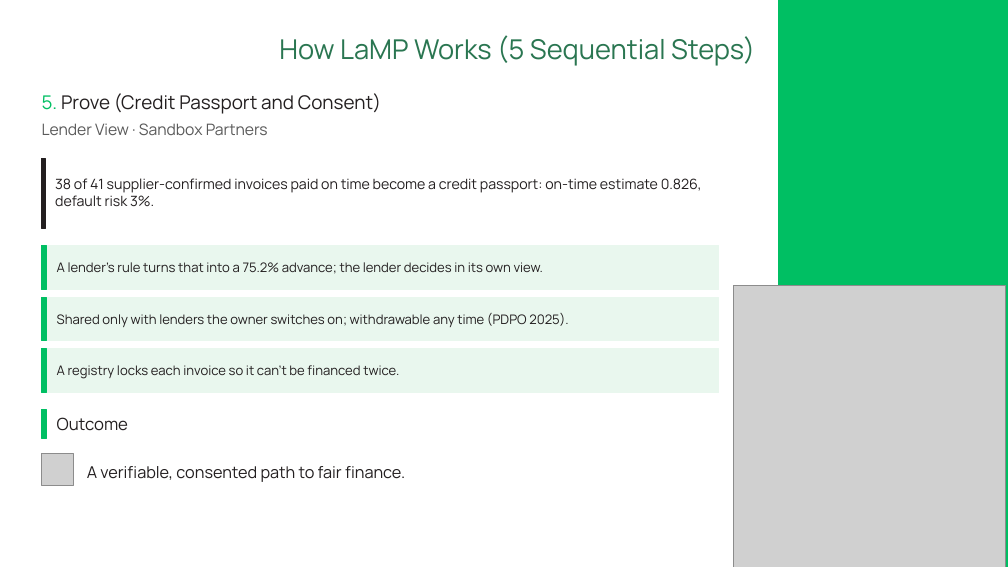
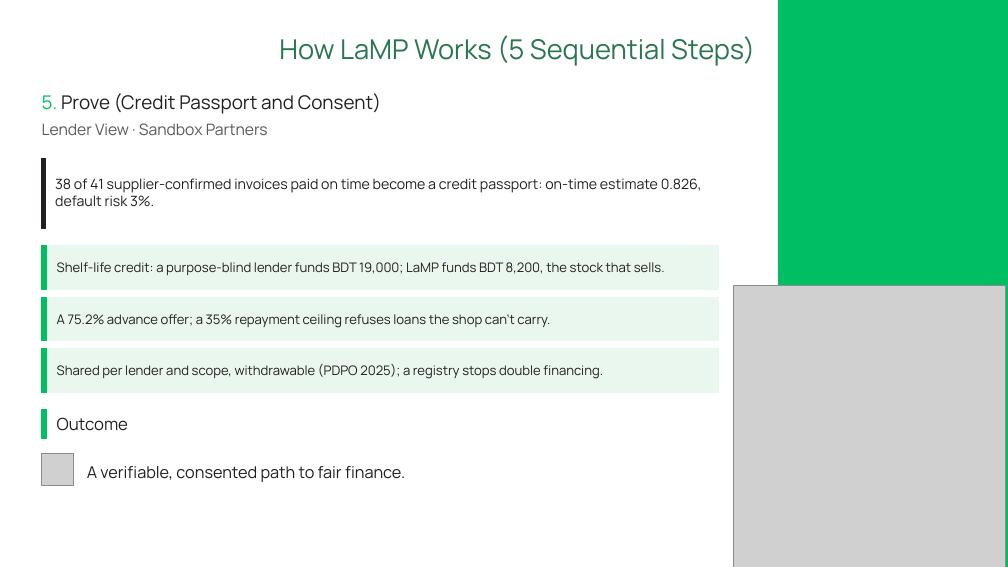
Before and after one commit to ishmam259/lamp-copilot, a slide deck: slide 15 of deck/LaMP-Copilot.pptx. Drawn at 1008x567 pixels with LibreOffice and Linux fonts; fonts in the diff are those of the drawing; grey boxes stand for pictures. Boxes give left, top, right and bottom in pixels: in the first picture for what was removed or moved away, otherwise in the second. Text is boxed around its words. In the diff, an @@ line names an element or a change of style, - is before the commit and + after.

Commit message:
docs, deck: v3 and P3 work in the technical doc, security report and deck (shelf-life credit, catalogue, borrowing ceiling, follow-through, PIN and Pause, hash-chained log, value ledger, wallet check, explain rows, red-team 26/26, intent eval, simulation, judge link); PDFs re-exported

```diff
--- a/deck/LaMP-Copilot.pptx
+++ b/deck/LaMP-Copilot.pptx
@@ text at [57,262,665,275]: text changed @@
-A lender's rule turns that into a 75.2% advance; the lender decides in its own view.
+Shelf-life credit: a purpose-blind lender funds BDT 19,000; LaMP funds BDT 8,200, the stock that sells.
@@ text at [57,314,550,328]: text changed @@
-Shared only with lenders the owner switches on; withdrawable any time (PDPO 2025).
+A 75.2% advance offer; a 35% repayment ceiling refuses loans the shop can't carry.
@@ text at [57,364,603,379]: text changed @@
-A registry locks each invoice so it can't be financed twice.
+Shared per lender and scope, withdrawable (PDPO 2025); a registry stops double financing.
```
Also in this commit, not shown: 6 other slides changed, 7 other files.
